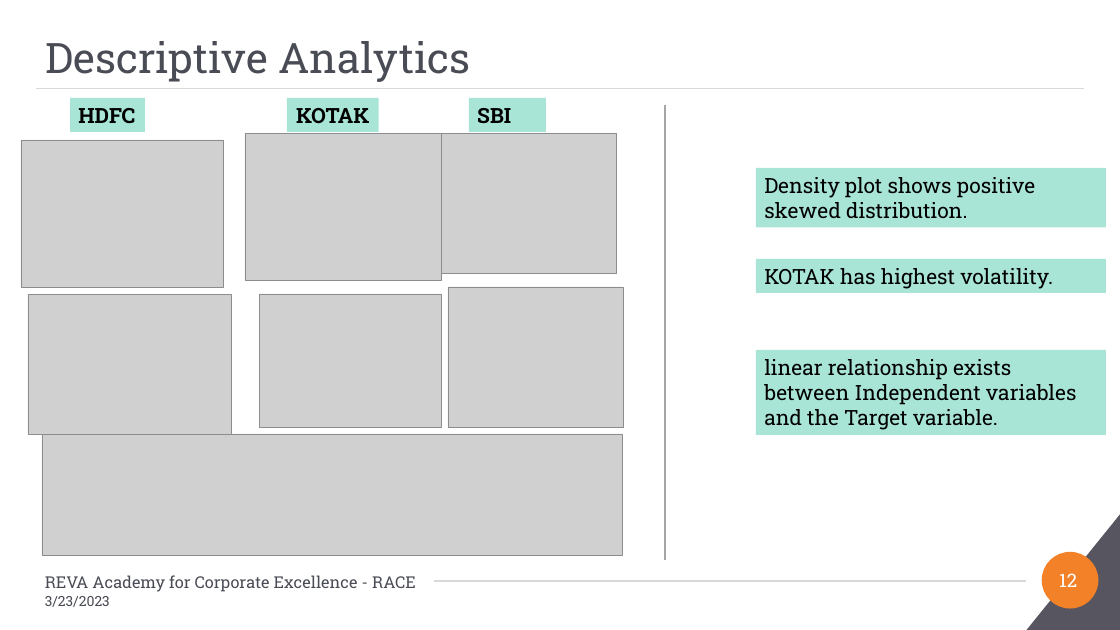
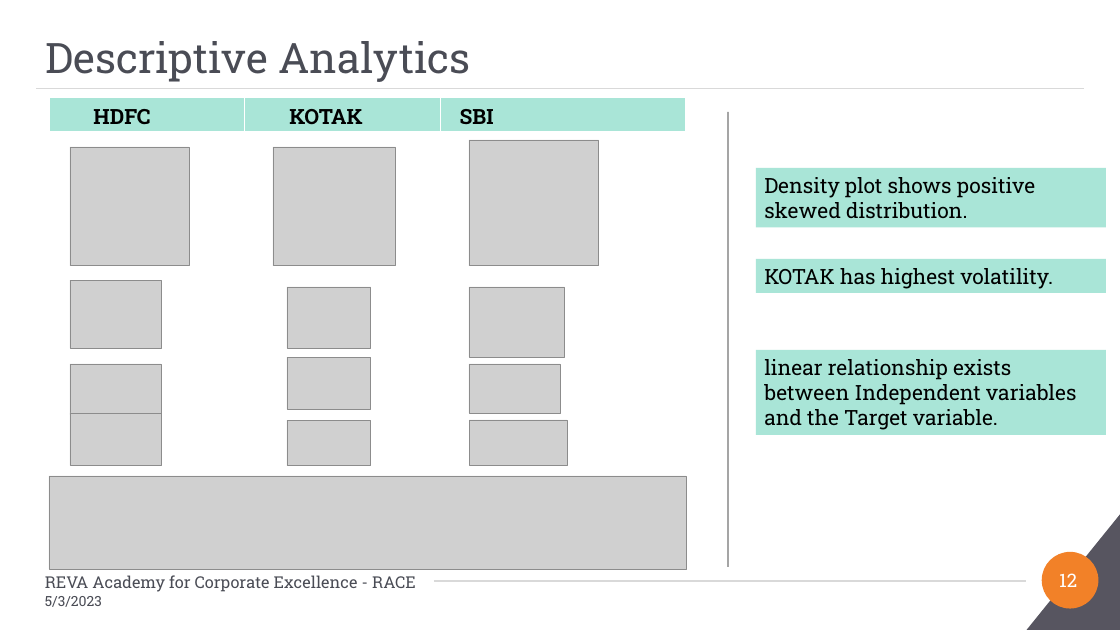
Before and after one commit to Embedded-org/ACCOMPLISHMENTS, a slide deck: slide 12 of RACE_CAPSTONE_PROJECT2/BA_Capstone Project_Final PPT_Anand Mohan_Direction Detection Selected Stocks_2023.pptx. Drawn at 1120x630 pixels with LibreOffice and Linux fonts; fonts in the diff are those of the drawing; grey boxes stand for pictures; background and template pictures are left out. Boxes give left, top, right and bottom in pixels: in the first picture for what was removed or moved away, otherwise in the second. Text is boxed around its words. In the diff, an @@ line names an element or a change of style, - is before the commit and + after.

```diff
--- a/RACE_CAPSTONE_PROJECT2/BA_Capstone Project_Final PPT_Anand Mohan_Direction Detection Selected Stocks_2023.pptx
+++ b/RACE_CAPSTONE_PROJECT2/BA_Capstone Project_Final PPT_Anand Mohan_Direction Detection Selected Stocks_2023.pptx
@@ table added at [49, 98, 686, 133], 1 rows, 3 columns @@
+HDFC | KOTAK | SBI
@@ rectangle removed at [70, 98, 145, 132] @@
-HDFC
@@ rectangle removed at [287, 98, 379, 132] @@
-KOTAK
@@ rectangle removed at [469, 98, 546, 132] @@
-SBI
@@ line moved from (665, 105) - (665, 560) to (728, 112) - (728, 567) @@
@@ picture removed at [21, 140, 224, 287] @@
@@ table added at [42, 140, 686, 266], 1 rows, 3 columns @@
+ |  | 
@@ picture added at [70, 147, 189, 266] @@
@@ picture: place and size @@
-picture at [245, 133, 441, 280]
+picture at [273, 147, 396, 266]
@@ picture: place and size @@
-picture at [441, 133, 616, 273]
+picture at [469, 140, 598, 266]
@@ picture removed at [28, 294, 231, 434] @@
@@ table added at [49, 280, 686, 469], 3 rows, 3 columns @@
+ |  | 
+ |  | 
+ |  | 
@@ picture added at [70, 280, 160, 348] @@
@@ picture removed at [259, 294, 441, 427] @@
@@ picture added at [287, 287, 371, 349] @@
@@ picture removed at [448, 287, 623, 428] @@
@@ picture added at [469, 287, 565, 357] @@
@@ picture added at [287, 357, 371, 409] @@
@@ picture added at [70, 364, 160, 414] @@
@@ picture added at [469, 364, 560, 413] @@
@@ picture added at [70, 413, 160, 465] @@
@@ picture added at [287, 420, 371, 465] @@
@@ picture added at [469, 420, 567, 465] @@
@@ picture: place and size @@
-picture at [42, 434, 623, 555]
+picture at [49, 476, 686, 570]
@@ text at [45, 596, 102, 607]: text changed @@
-3/23/2023
+5/3/2023
```
Also in this commit, not shown: 20 other slides changed, 2 other files.
